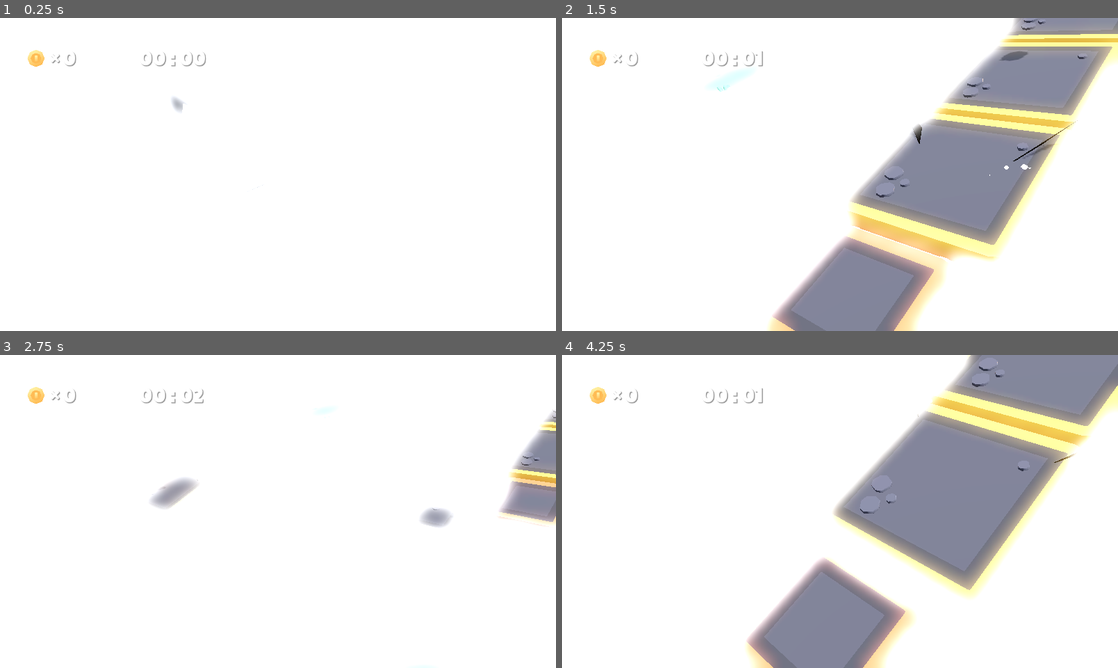
Above: before the commit, frames 1-4 (two rows, left to right).
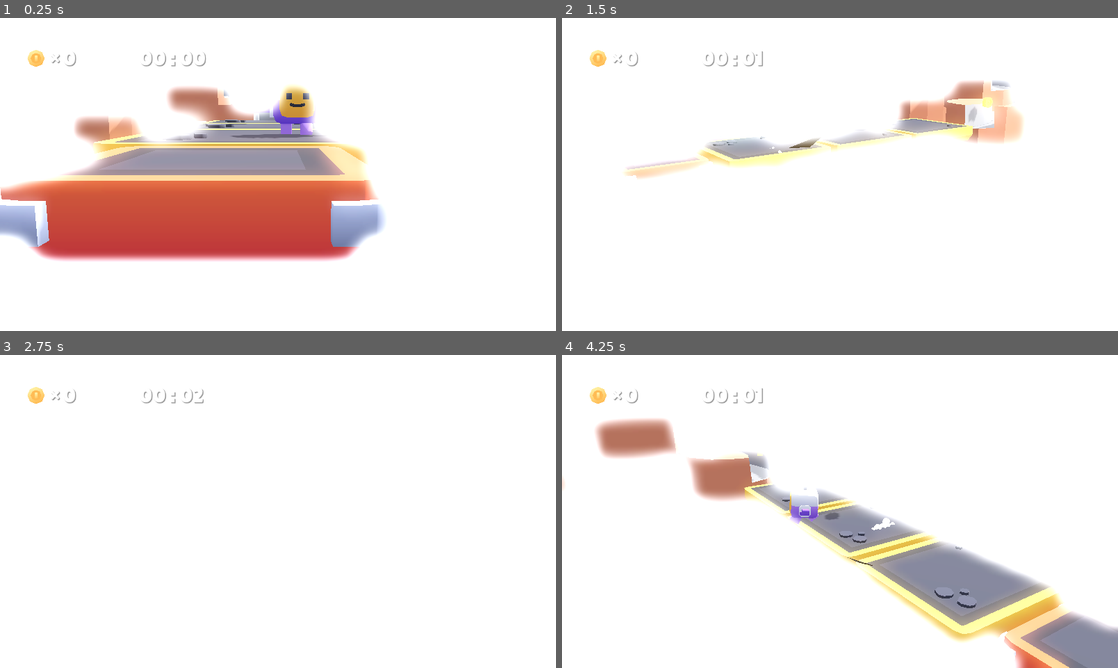
Above: after the commit, the same moments.

Repository: davidalpha/3d-platformer-variant
Game: Godot game, scene res://scenes/main.tscn
The game is run twice, just before and just after one commit, with the same random seed, the same clock (stepped at 60 frames per second) and the same inputs.
Inputs (mouse positions are in pixels of both pictures, inside the frame that each line leads up to):
- Up to frame 1 (0.25 s): no input
- Up to frame 2 (1.5 s): move the mouse to (962, 158) at 0.52 s; hold D (move_right) 0.53-1.28 s; tap Down (camera_down) at 0.6 s; click (962, 158) at 0.67 s; tap Space (jump) at 0.77 s; move the mouse to (728, 190) at 1.27 s; hold S (move_back) from 1.28 s (still down); tap Left (camera_left) at 1.35 s
- Up to frame 3 (2.75 s): tap Space (jump) at 1.52 s; move the mouse to (333, 442) at 2.02 s; release S (move_back) at 2.03 s; hold D (move_right) from 2.03 s (still down); tap Right (camera_right) at 2.1 s
- Up to frame 4 (4.25 s): move the mouse to (812, 574) at 2.77 s; release D (move_right) at 2.78 s; hold W (move_forward) 2.78-3.53 s; tap Up (camera_up) at 2.85 s; click (812, 574) at 2.92 s; tap Space (jump) at 3.02, 3.77 s; move the mouse to (1006, 558) at 3.52 s; hold A (move_left) from 3.53 s (still down); hold F from 3.53 s (still down)

The runs differ from the first frame. In frame 1, 27% of the frame differs, in the area x 0-70%, y 21-78%; in frame 2, 30%; in frame 3, 3.0%; in frame 4, 42%, in the area x 0-100%, y 0-100%.

Commit message:
camera slamera

Diff:
--- a/scenes/main.tscn
+++ b/scenes/main.tscn
@@ -10,6 +10,8 @@
 [ext_resource type="Script" path="res://scripts/hud.gd" id="11_apvpm"]
 [ext_resource type="Texture2D" uid="uid://cd7oyc56ehkx1" path="res://sprites/coin.png" id="13_jfda3"]
 
+[sub_resource type="SphereMesh" id="SphereMesh_fo3mg"]
+
 [node name="Main" type="Node3D"]
 
 [node name="Environment" type="WorldEnvironment" parent="."]
@@ -17,16 +19,21 @@
 
 [node name="Player" parent="." node_paths=PackedStringArray("view") instance=ExtResource("2_onms2")]
 transform = Transform3D(1, 0, 0, 0, 1, 0, 0, 0, 1, 0.680078, 4.29119, 8.53639)
-view = NodePath("../seagull/birdeye_view")
+view = NodePath("../View")
 
-[node name="player_view" type="Node3D" parent="Player" node_paths=PackedStringArray("target")]
-transform = Transform3D(0.707107, -0.298836, 0.640856, 0, 0.906308, 0.422618, -0.707107, -0.298836, 0.640856, -0.680078, -4.29119, -12.6348)
+[node name="View" type="Node3D" parent="." node_paths=PackedStringArray("target")]
+transform = Transform3D(1, 0, 0, 0, 1, 0, 0, 0, 0.999999, 0, 0, 0)
 script = ExtResource("5_bg0fr")
-target = NodePath("..")
+target = NodePath("../Player")
 
-[node name="Camera" type="Camera3D" parent="Player/player_view"]
+[node name="Camera" type="Camera3D" parent="View"]
 current = true
 fov = 40.0
+
+[node name="MeshInstance3D" type="MeshInstance3D" parent="View/Camera"]
+transform = Transform3D(1, 0, 0, 0, 1, 0, 0, 0, 0.999999, 0, 0, 0)
+mesh = SubResource("SphereMesh_fo3mg")
+skeleton = NodePath("../..")
 
 [node name="World_1_1" parent="." instance=ExtResource("4_uwsql")]
 
@@ -73,13 +80,4 @@
 [node name="seagull" parent="." instance=ExtResource("9_tgk2h")]
 scale_factor = 0.5
 
-[node name="birdeye_view" type="Node3D" parent="seagull" node_paths=PackedStringArray("target")]
-transform = Transform3D(0.707107, -0.298836, 0.640856, 0, 0.906308, 0.422618, -0.707107, -0.298836, 0.640856, 0, 0, -4.09838)
-script = ExtResource("5_bg0fr")
-target = NodePath("..")
-
-[node name="Camera" type="Camera3D" parent="seagull/birdeye_view"]
-current = true
-fov = 40.0
-
 [connection signal="coin_collected" from="Player" to="HUD" method="_on_coin_collected"]
--- a/scripts/player.gd
+++ b/scripts/player.gd
@@ -47,11 +47,10 @@
 	move_and_slide()
 
 	# Rotation
-
 	if Vector2(velocity.z, velocity.x).length() > 0:
 		rotation_direction = Vector2(velocity.z, velocity.x).angle()
+		transform.basis = transform.basis.from_euler(Vector3(0,rotation_direction,0))
 
-	rotation.y = lerp_angle(rotation.y, rotation_direction, delta * 10)
 
 	# Falling/respawning
 
@@ -96,6 +95,7 @@
 	var input := Vector3.ZERO
 
 	input.x = Input.get_axis("move_left", "move_right")
+
 	input.z = Input.get_axis("move_forward", "move_back")
 
 	input = input.rotated(Vector3.UP, view.rotation.y).normalized()
--- a/scripts/seagull.gd
+++ b/scripts/seagull.gd
@@ -28,7 +28,6 @@
 func _ready():
 	$AnimationPlayer.play("flying")
 	$AnimationPlayer.speed_scale = 1.5
-	add_to_group("gulls")
 
 func _physics_process(delta):
 
--- a/scripts/view.gd
+++ b/scripts/view.gd
@@ -21,15 +21,16 @@
 	add_to_group("views")
 	camera_rotation = rotation_degrees # Initial rotation
 
-	pass
-
 func _physics_process(delta):
 
 	# Set position and rotation to targets
 
 	self.position = self.position.lerp(target.position, delta * 4)
-	rotation_degrees = rotation_degrees.lerp(camera_rotation, delta * 6)
 
+	var rotation_degrees_camera = rotation_degrees.lerp(camera_rotation, delta * 6)
+
+	rotation_degrees = rotation_degrees_camera
+	print(rotation_degrees, target.rotation_degrees)
 	camera.position = camera.position.lerp(Vector3(0, 0, zoom), 8 * delta)
 
 	handle_input(delta)
@@ -46,8 +47,8 @@
 	input.x = Input.get_axis("camera_up", "camera_down")
 
 	camera_rotation += input.limit_length(1.0) * rotation_speed * delta
+	camera_rotation = camera_rotation.lerp(Vector3(clamp(camera_rotation.x, -80, -20), (target.rotation_degrees.y), camera_rotation.z), delta)
 	camera_rotation.x = clamp(camera_rotation.x, -80, -10)
-
 	# Zooming
 
 	zoom += Input.get_axis("zoom_in", "zoom_out") * zoom_speed * delta
Not shown: 1 places in scenes/main.tscn that only renumber resources
